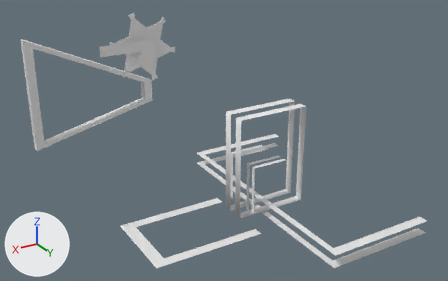
The FBX model ProjectGroep3/Assets/Meshes/AmericanDiner/EmissionMeshDiner.fbx: old version first, new version second.
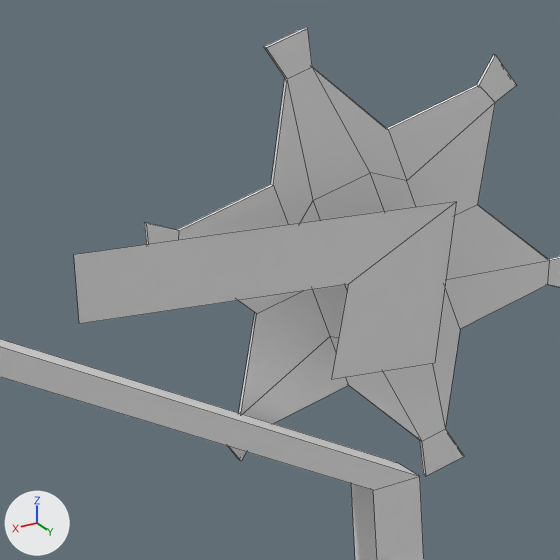
There are two pictures of each version: one whole from a 50 mm lens placed at (35.9, 44.4, 34.4), pointed at (8.7, -1.0, 11.7), one close up on the part from 20% to 39% of the width and 3% to 33% of the height. Lighting does not change. The marker at lower left points along +X, +Y and +Z. The close-ups show mesh edges as thin lines.

Script lines for the objects in view, before the commit:
```python
me_cube_019 = bpy.data.meshes.new('Cube.019')
me_cube_019.from_pydata(...)  # 200 vertices, 140 faces; spans x -5.0..22.7, y -15.2..12.0, z 4.0..21.3
me_cube_019.materials.append(mat_cm)  # its picture is missing
ob_emissionmeshdiner = bpy.data.objects.new('EmissionMeshDiner', me_cube_019)
ob_emissionmeshdiner.location = (0.0, 0.0, 0.0)
```
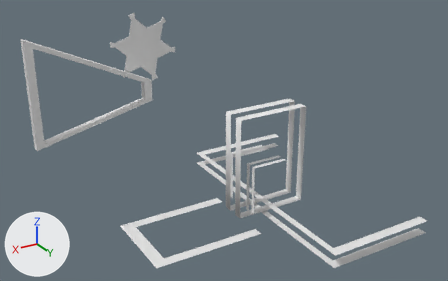
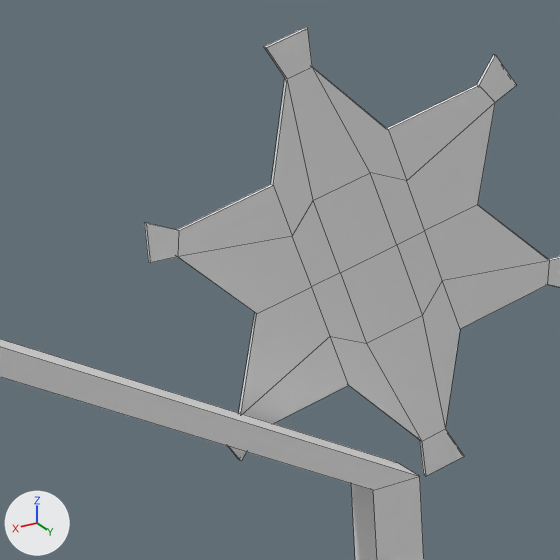
Boxes (x1, y1, x2, y2) around the edits, measured in the close-ups (560 x 560 px):
part 1 of me_cube_019, deleted
    before: (74, 202, 456, 379)

Patch to the scene script:
```diff
--- a/ProjectGroep3/Assets/Meshes/AmericanDiner/EmissionMeshDiner.fbx.py
+++ b/ProjectGroep3/Assets/Meshes/AmericanDiner/EmissionMeshDiner.fbx.py
@@ me_cube_019 @@
 me_cube_019.from_pydata(...)  # 200 vertices, 140 faces; spans x -5.0..22.7, y -15.2..12.0, z 4.0..21.3
 # used by ob_emissionmeshdiner; location = (0.0, 0.0, 0.0)
+# me_cube_019 part 1: the loose piece of 6 vertices spanning x 9.1..15.4, y -13.9, z 16.0..18.6 is deleted
 me_cube_019.materials.append(mat_cm)
```
